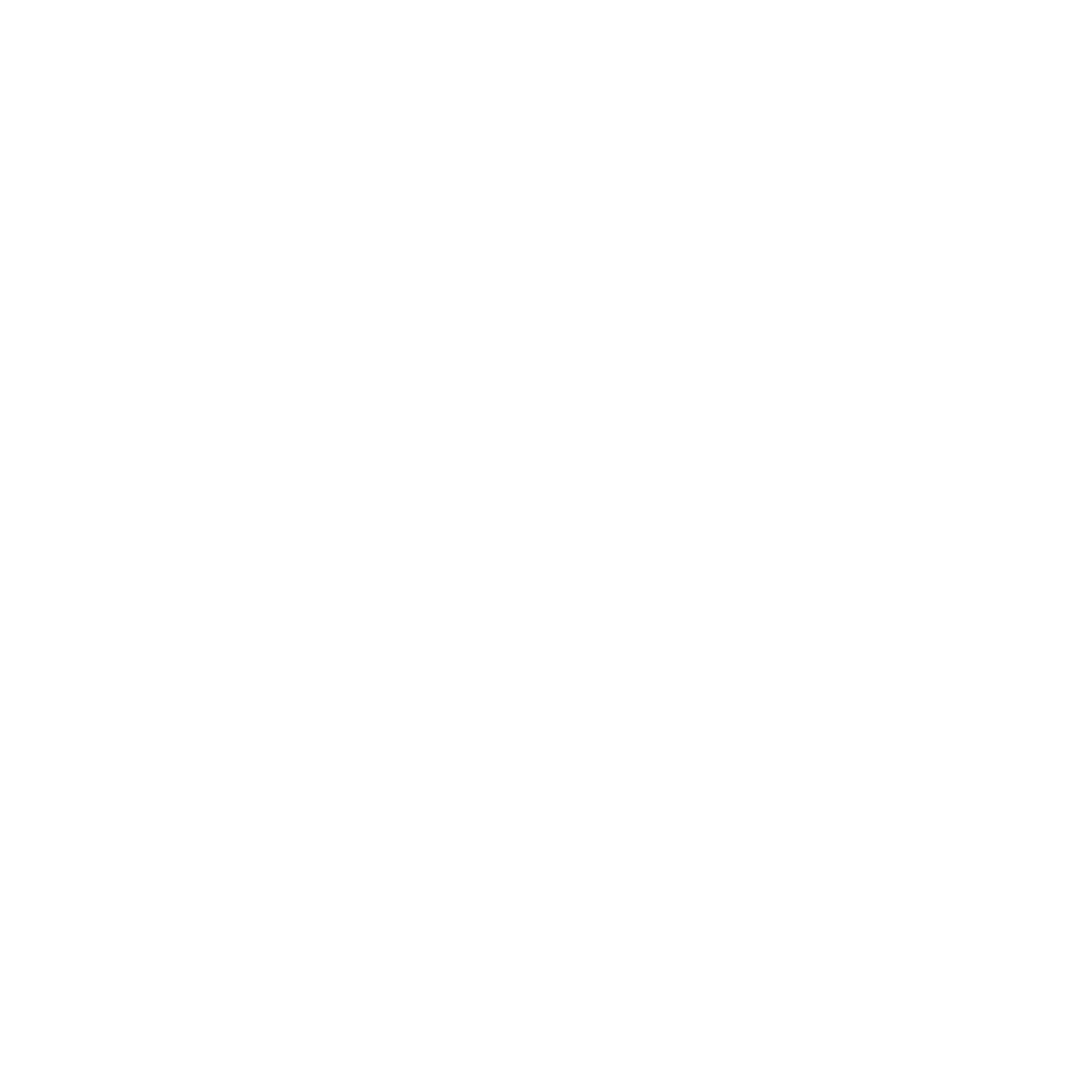
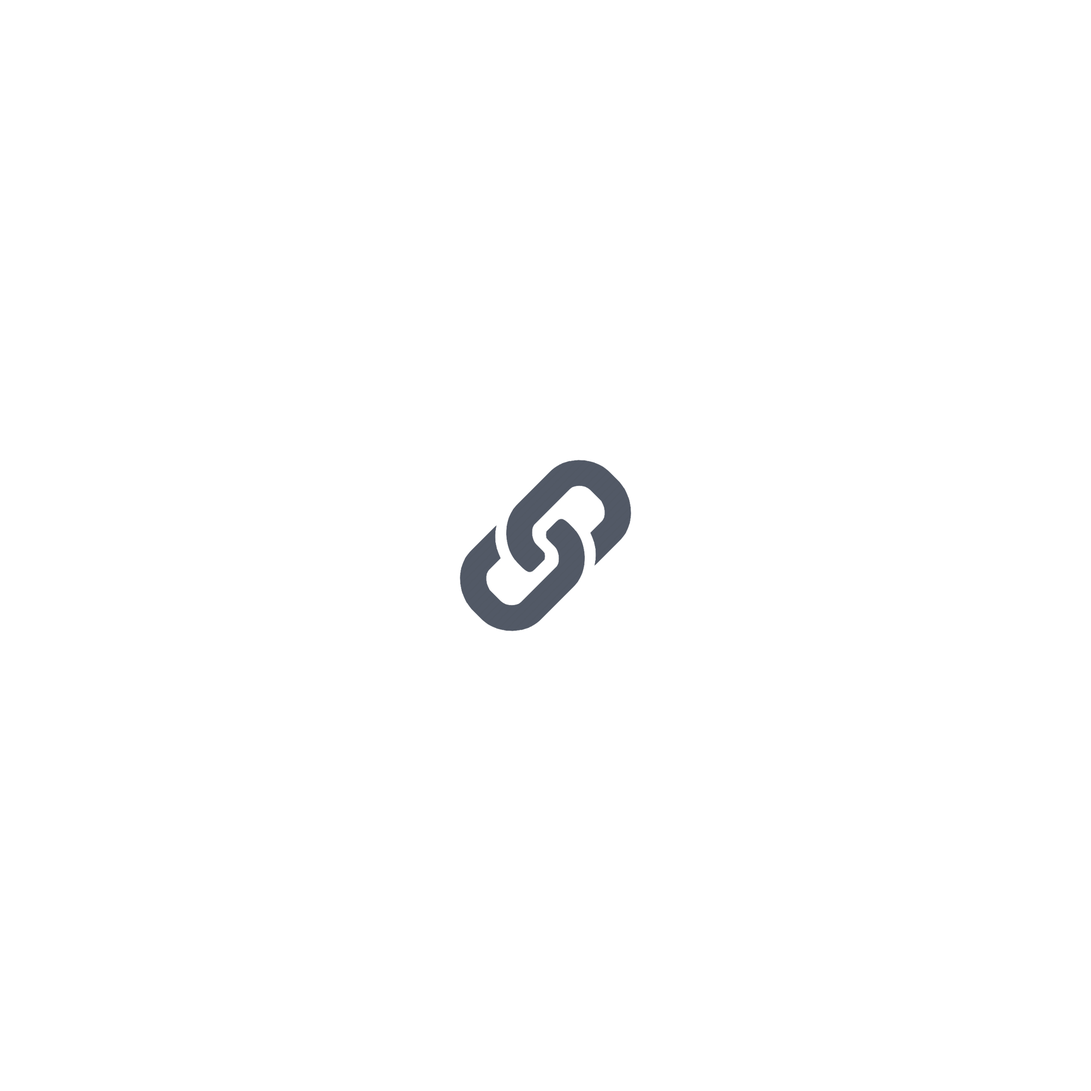
The second (1091, 1091) image is a revision of the first. Changes to its layers:
hid "white tile" over [460, 460, 632, 632]
added layer "chain upper" above "chain lower" over [506, 460, 632, 573]
added layer "chain lower" above "rounded linked tile" over [460, 519, 586, 632]
